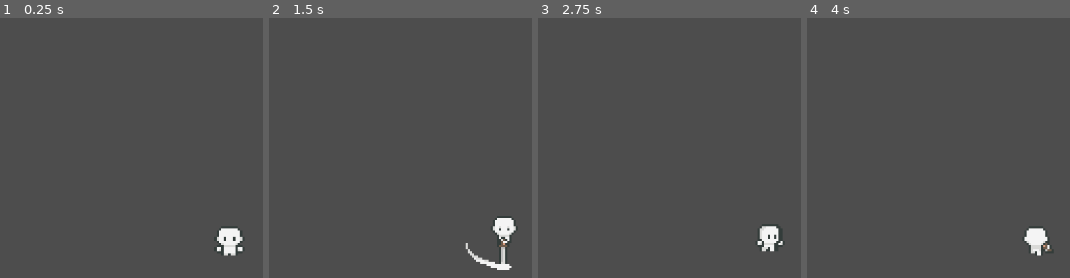
Above: before the commit, frames 1-4 (left to right).
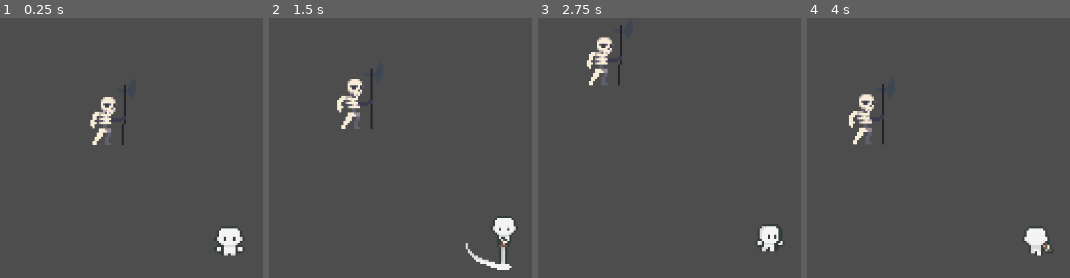
Above: after the commit, the same moments.

Repository: upron/Projekti_I
Game: Godot game, scene res://playground.tscn
Same seed, same stepped clock (60 frames per second), same inputs: the game is played once before the commit and once after it.
Inputs:
- Up to frame 1 (0.25 s): no input
- Up to frame 2 (1.5 s): hold D (right) 0.53-1.28 s; hold Space (attack) 0.53-1.28 s; hold S (down) from 1.28 s (still down); tap Space (attack) at 1.35 s
- Up to frame 3 (2.75 s): release S (down) at 2.03 s; hold D (right) from 2.03 s (still down); hold Space (attack) from 2.03 s (still down)
- Up to frame 4 (4 s): release D (right) at 2.78 s; release Space (attack) at 2.78 s; hold W (up) 2.78-3.53 s; tap Space (attack) at 2.85 s; hold A (left) from 3.53 s (still down); hold Space (attack) from 3.53 s (still down)

The runs differ from the first frame. In frame 1, 1.1% of the frame differs, in the area x 34-48%, y 25-49%; in frame 2, 1.1%, in the area x 25-40%, y 19-43%; in frame 3, 1.1%; in frame 4, 1.1%.

Commit message:
Enemy animaatiot ja skriptit
tein luurangolle animaatiot sekä enemy scriptin

Diff:
--- /dev/null
+++ b/enemies/Scripts/States/enemy.state.gd
@@ -0,0 +1,31 @@
+class_name EnemyState extends Node
+
+
+## Stores a reference to the enemy that this state belongs to
+var enemy : enemy
+var state_machine : EnemyStateMachine
+
+
+## What happens when we initialize this state?
+func init() -> void:
+	pass
+
+
+## What happens when the enemy enters this State?
+func enter() -> void:
+	pass
+
+
+## What happens when the enemy exits this State?
+func exit() -> void:
+	pass
+
+
+## What happens during the _process update in this State?
+func process( _delta : float ) -> EnemyState:
+	return null
+
+
+## What happens during the _physics_process update in this State?
+func physics( _delta : float ) -> EnemyState:
+	return null
--- /dev/null
+++ b/enemies/Scripts/States/enemy_state_idle.gd
@@ -0,0 +1,42 @@
+class_name EnemyStateIdle extends EnemyState
+
+
+@export var anim_name : String = "idle"
+
+@export_category("Ai")
+@export var state_duration_min : float = 0.5
+@export var state_duration_max : float = 1.5
+@export var after_idle_state : EnemyState
+
+var _timer : float = 0.0
+
+## What happens when we initialize this state?
+func init() -> void:
+	pass
+
+
+## What happens when the enemy enters this State?
+func enter() -> void:
+	enemy.velocity = Vector2.ZERO
+	_timer = randf_range( state_duration_min, state_duration_max )
+	enemy.update_animation( anim_name )
+	pass
+
+
+## What happens when the enemy exits this State?
+func exit() -> void:
+	pass
+
+
+
+## What happens during the _process update in this State?
+func process( _delta : float ) -> EnemyState:
+	_timer -= _delta
+	if _timer >= 0:
+		return after_idle_state
+	return null
+
+
+## What happens during the _physics_process update in this State?
+func physics( _delta : float ) -> EnemyState:
+	return null
--- /dev/null
+++ b/enemies/Scripts/States/enemy_state_wander.gd
@@ -0,0 +1,47 @@
+class_name EnemyStateWander extends EnemyState
+
+
+@export var anim_name : String = "walk"
+@export var wander_speed : float = 20.0
+
+@export_category("Ai")
+@export var state_animation_duration : float = 0.5
+@export var state_cycles_min : int = 1
+@export var state_cycles_max : int = 3
+@export var next_state : EnemyState
+
+var _timer : float = 0.0
+var _direction : Vector2
+
+## What happens when we initialize this state?
+func init() -> void:
+	pass
+
+
+## What happens when the enemy enters this State?
+func enter() -> void:
+	_timer = randi_range( state_cycles_min, state_cycles_max) * state_animation_duration
+	var rand = randi_range( 0, 3 )
+	_direction = enemy.DIR_4[ rand ]
+	enemy.velocity = _direction * wander_speed
+	enemy.set_direction( _direction )
+	enemy.update_animation( anim_name )
+	pass
+
+
+## What happens when the enemy exits this State?
+func exit() -> void:
+	pass
+
+
+## What happens during the _process update in this State?
+func process( _delta : float ) -> EnemyState:
+	_timer -= _delta
+	if _timer < 0:
+		return next_state
+	return null
+
+
+## What happens during the _physics_process update in this State?
+func physics( _delta : float ) -> EnemyState:
+	return null
--- /dev/null
+++ b/enemies/Scripts/enemy.gd
@@ -0,0 +1,70 @@
+class_name enemy extends CharacterBody2D
+
+signal direction_changed( new_direction : Vector2 )
+signal enemy_damaged()
+
+const DIR_4 = [ Vector2.RIGHT, Vector2.DOWN, Vector2.LEFT, Vector2.UP]
+
+@export var hp : int = 3
+
+var cardinal_direction : Vector2 = Vector2.DOWN
+var direction : Vector2 = Vector2.ZERO
+var player : Player
+var invulnerable : bool = false
+
+@onready var animation_player : AnimationPlayer = $AnimationPlayer
+@onready var sprite : Sprite2D = $Sprite2D
+#@onready var hit_box : HitBox = $HitBox
+@onready var state_machine : EnemyStateMachine = $EnemyStateMachine
+
+
+
+# Called when the node enters the scene tree for the first time.
+func _ready():
+	state_machine.initialize( self )
+	pass # Replace with function body.
+
+
+# Called every frame. 'delta' is the elapsed time since the previous frame.
+func _process(delta: float) -> void:
+	pass
+
+
+
+func _physics_process(_delta):
+	move_and_slide()
+
+
+
+func set_direction( _new_direction : Vector2 ) -> bool:
+	direction = _new_direction
+	if direction == Vector2.ZERO:
+		return false
+
+	var direction_id : int = int( round(
+			( direction + cardinal_direction * 0.1 ).angle()
+			/ TAU * DIR_4.size()
+	))
+	var new_dir = DIR_4[ direction_id ]
+
+	if new_dir == cardinal_direction:
+		return false
+
+	cardinal_direction = new_dir
+	direction_changed.emit( new_dir )
+	sprite.scale.x = -1 if cardinal_direction == Vector2.LEFT else 1
+	return true
+
+
+func update_animation( state : String ) -> void:
+	animation_player.play( state + "_" + anim_direction())
+	pass
+
+
+func anim_direction() -> String:
+	if cardinal_direction == Vector2.DOWN:
+		return "down"
+	elif cardinal_direction == Vector2.UP:
+		return "up"
+	else:
+		return "side"
--- /dev/null
+++ b/enemies/Scripts/enemy_state_machine.gd
@@ -0,0 +1,48 @@
+class_name EnemyStateMachine extends Node
+
+
+var states : Array[ EnemyState ]
+var prev_state : EnemyState
+var current_state : EnemyState
+
+
+func _ready():
+	process_mode = Node.PROCESS_MODE_DISABLED
+	pass # Replace with function body.
+
+
+# Called every frame. 'delta' is the elapsed time since the previous frame.
+func _process(delta):
+
+	pass
+
+
+
+func initialize( _enemy : enemy ) -> void:
+	states = []
+
+	for c in get_children():
+		if c is EnemyState:
+			states.append( c )
+
+	for s in states:
+		s.enemy = _enemy
+		s.state_machine = self
+		s.init()
+
+	if states.size() > 0:
+		change_state( states[0] )
+		process_mode = Node.PROCESS_MODE_INHERIT
+
+
+
+func change_state( new_state : EnemyState ) -> void:
+	if new_state == null || new_state == current_state:
+		return
+
+	if current_state:
+		current_state.exit()
+
+	prev_state = current_state
+	current_state = new_state
+	current_state.enter()
--- /dev/null
+++ b/enemies/enemy.tscn
@@ -0,0 +1,310 @@
+[gd_scene load_steps=17 format=3 uid="uid://j4xbaayli7km"]
+
+[ext_resource type="Script" path="res://enemies/Scripts/enemy.gd" id="1_o6gf0"]
+[ext_resource type="Texture2D" uid="uid://dqdscy7wd6wha" path="res://enemies/Skeleton/Sprite Sheets/Skeleton-sheet.png" id="2_17r7h"]
+[ext_resource type="Script" path="res://enemies/Scripts/enemy_state_machine.gd" id="3_el2pw"]
+[ext_resource type="Script" path="res://enemies/Scripts/States/enemy_state_idle.gd" id="4_wqvbo"]
+[ext_resource type="Script" path="res://enemies/Scripts/States/enemy_state_wander.gd" id="5_jwjuv"]
+
+[sub_resource type="CapsuleShape2D" id="CapsuleShape2D_livun"]
+radius = 7.0
+height = 26.0
+
+[sub_resource type="Animation" id="Animation_o1ga1"]
+length = 0.001
+tracks/0/type = "value"
+tracks/0/imported = false
+tracks/0/enabled = true
+tracks/0/path = NodePath("Sprite2D:frame")
+tracks/0/interp = 1
+tracks/0/loop_wrap = true
+tracks/0/keys = {
+"times": PackedFloat32Array(0),
+"transitions": PackedFloat32Array(1),
+"update": 1,
+"values": [23]
+}
+tracks/1/type = "value"
+tracks/1/imported = false
+tracks/1/enabled = true
+tracks/1/path = NodePath("Sprite2D:position")
+tracks/1/interp = 1
+tracks/1/loop_wrap = true
+tracks/1/keys = {
+"times": PackedFloat32Array(0),
+"transitions": PackedFloat32Array(1),
+"update": 0,
+"values": [Vector2(9, -21)]
+}
+
+[sub_resource type="Animation" id="Animation_pjx1h"]
+resource_name = "enemy_attack"
+tracks/0/type = "value"
+tracks/0/imported = false
+tracks/0/enabled = true
+tracks/0/path = NodePath("Sprite2D:frame")
+tracks/0/interp = 1
+tracks/0/loop_wrap = true
+tracks/0/keys = {
+"times": PackedFloat32Array(0, 0.966667),
+"transitions": PackedFloat32Array(1, 1),
+"update": 0,
+"values": [44, 62]
+}
+tracks/1/type = "value"
+tracks/1/imported = false
+tracks/1/enabled = true
+tracks/1/path = NodePath("Sprite2D:position")
+tracks/1/interp = 1
+tracks/1/loop_wrap = true
+tracks/1/keys = {
+"times": PackedFloat32Array(0.0333333),
+"transitions": PackedFloat32Array(1),
+"update": 0,
+"values": [Vector2(9, -21)]
+}
+
+[sub_resource type="Animation" id="Animation_e47yi"]
+resource_name = "Dead"
+tracks/0/type = "value"
+tracks/0/imported = false
+tracks/0/enabled = true
+tracks/0/path = NodePath("Sprite2D:frame")
+tracks/0/interp = 1
+tracks/0/loop_wrap = true
+tracks/0/keys = {
+"times": PackedFloat32Array(0.0333333, 0.1, 0.7),
+"transitions": PackedFloat32Array(1, 1, 1),
+"update": 0,
+"values": [22, 29, 39]
+}
+tracks/1/type = "value"
+tracks/1/imported = false
+tracks/1/enabled = true
+tracks/1/path = NodePath("Sprite2D:position")
+tracks/1/interp = 1
+tracks/1/loop_wrap = true
+tracks/1/keys = {
+"times": PackedFloat32Array(0.0333333),
+"transitions": PackedFloat32Array(1),
+"update": 0,
+"values": [Vector2(9, -21)]
+}
+
+[sub_resource type="Animation" id="Animation_he3aw"]
+resource_name = "Idle"
+loop_mode = 1
+tracks/0/type = "value"
+tracks/0/imported = false
+tracks/0/enabled = true
+tracks/0/path = NodePath("Sprite2D:frame")
+tracks/0/interp = 1
+tracks/0/loop_wrap = true
+tracks/0/keys = {
+"times": PackedFloat32Array(0, 0.5),
+"transitions": PackedFloat32Array(1, 1),
+"update": 0,
+"values": [23, 28]
+}
+tracks/1/type = "value"
+tracks/1/imported = false
+tracks/1/enabled = true
+tracks/1/path = NodePath("Sprite2D:position")
+tracks/1/interp = 1
+tracks/1/loop_wrap = true
+tracks/1/keys = {
+"times": PackedFloat32Array(0),
+"transitions": PackedFloat32Array(1),
+"update": 0,
+"values": [Vector2(9, -21)]
+}
+
+[sub_resource type="Animation" id="Animation_x7ut0"]
+resource_name = "enemy_hit"
+length = 0.7
+tracks/0/type = "value"
+tracks/0/imported = false
+tracks/0/enabled = true
+tracks/0/path = NodePath("Sprite2D:frame")
+tracks/0/interp = 1
+tracks/0/loop_wrap = true
+tracks/0/keys = {
+"times": PackedFloat32Array(0, 0.666667),
+"transitions": PackedFloat32Array(1, 1),
+"update": 0,
+"values": [13, 21]
+}
+tracks/1/type = "value"
+tracks/1/imported = false
+tracks/1/enabled = true
+tracks/1/path = NodePath("Sprite2D:position")
+tracks/1/interp = 1
+tracks/1/loop_wrap = true
+tracks/1/keys = {
+"times": PackedFloat32Array(0.0333333),
+"transitions": PackedFloat32Array(1),
+"update": 0,
+"values": [Vector2(9, -21)]
+}
+
+[sub_resource type="Animation" id="Animation_a71hu"]
+resource_name = "enemy_react"
+length = 0.55
+tracks/0/type = "value"
+tracks/0/imported = false
+tracks/0/enabled = true
+tracks/0/path = NodePath("Sprite2D:frame")
+tracks/0/interp = 1
+tracks/0/loop_wrap = true
+tracks/0/keys = {
+"times": PackedFloat32Array(0, 0.5),
+"transitions": PackedFloat32Array(1, 1),
+"update": 0,
+"values": [40, 43]
+}
+tracks/1/type = "value"
+tracks/1/imported = false
+tracks/1/enabled = true
+tracks/1/path = NodePath("Sprite2D:position")
+tracks/1/interp = 1
+tracks/1/loop_wrap = true
+tracks/1/keys = {
+"times": PackedFloat32Array(0.0333333),
+"transitions": PackedFloat32Array(1),
+"update": 0,
+"values": [Vector2(9, -21)]
+}
+
+[sub_resource type="Animation" id="Animation_vs84c"]
+resource_name = "enemy_walk_up"
+length = 1.3
+loop_mode = 1
+tracks/0/type = "value"
+tracks/0/imported = false
+tracks/0/enabled = true
+tracks/0/path = NodePath("Sprite2D:frame")
+tracks/0/interp = 1
+tracks/0/loop_wrap = true
+tracks/0/keys = {
+"times": PackedFloat32Array(0, 0.1, 0.2, 0.3, 0.4, 0.5, 0.6, 0.7, 0.8, 0.9, 1, 1.1, 1.2),
+"transitions": PackedFloat32Array(1, 1, 1, 1, 1, 1, 1, 1, 1, 1, 1, 1, 1),
+"update": 1,
+"values": [0, 1, 2, 3, 4, 5, 6, 7, 8, 9, 10, 11, 12]
+}
+tracks/1/type = "value"
+tracks/1/imported = false
+tracks/1/enabled = true
+tracks/1/path = NodePath("Sprite2D:position")
+tracks/1/interp = 1
+tracks/1/loop_wrap = true
+tracks/1/keys = {
+"times": PackedFloat32Array(0.0333333),
+"transitions": PackedFloat32Array(1),
+"update": 0,
+"values": [Vector2(9, -21)]
+}
+
+[sub_resource type="Animation" id="Animation_sndq7"]
+resource_name = "enemy_walk_down"
+length = 1.3
+loop_mode = 1
+tracks/0/type = "value"
+tracks/0/imported = false
+tracks/0/enabled = true
+tracks/0/path = NodePath("Sprite2D:frame")
+tracks/0/interp = 1
+tracks/0/loop_wrap = true
+tracks/0/keys = {
+"times": PackedFloat32Array(0, 0.1, 0.2, 0.3, 0.4, 0.5, 0.6, 0.7, 0.8, 0.9, 1, 1.1, 1.2),
+"transitions": PackedFloat32Array(1, 1, 1, 1, 1, 1, 1, 1, 1, 1, 1, 1, 1),
+"update": 1,
+"values": [0, 1, 2, 3, 4, 5, 6, 7, 8, 9, 10, 11, 12]
+}
+tracks/1/type = "value"
+tracks/1/imported = false
+tracks/1/enabled = true
+tracks/1/path = NodePath("Sprite2D:position")
+tracks/1/interp = 1
+tracks/1/loop_wrap = true
+tracks/1/keys = {
+"times": PackedFloat32Array(0.0333333),
+"transitions": PackedFloat32Array(1),
+"update": 0,
+"values": [Vector2(9, -21)]
+}
+
+[sub_resource type="Animation" id="Animation_vv1qp"]
+resource_name = "Walk"
+length = 1.3
+loop_mode = 1
+tracks/0/type = "value"
+tracks/0/imported = false
+tracks/0/enabled = true
+tracks/0/path = NodePath("Sprite2D:frame")
+tracks/0/interp = 1
+tracks/0/loop_wrap = true
+tracks/0/keys = {
+"times": PackedFloat32Array(0, 0.1, 0.2, 0.3, 0.4, 0.5, 0.6, 0.7, 0.8, 0.9, 1, 1.1, 1.2),
+"transitions": PackedFloat32Array(1, 1, 1, 1, 1, 1, 1, 1, 1, 1, 1, 1, 1),
+"update": 1,
+"values": [0, 1, 2, 3, 4, 5, 6, 7, 8, 9, 10, 11, 12]
+}
+tracks/1/type = "value"
+tracks/1/imported = false
+tracks/1/enabled = true
+tracks/1/path = NodePath("Sprite2D:position")
+tracks/1/interp = 1
+tracks/1/loop_wrap = true
+tracks/1/keys = {
+"times": PackedFloat32Array(0.0333333),
+"transitions": PackedFloat32Array(1),
+"update": 0,
+"values": [Vector2(9, -21)]
+}
+
+[sub_resource type="AnimationLibrary" id="AnimationLibrary_lw6la"]
+_data = {
+"RESET": SubResource("Animation_o1ga1"),
+"enemy_attack": SubResource("Animation_pjx1h"),
+"enemy_dead": SubResource("Animation_e47yi"),
+"enemy_hit": SubResource("Animation_x7ut0"),
+"enemy_idle": SubResource("Animation_he3aw"),
+"enemy_react": SubResource("Animation_a71hu"),
+"enemy_walk_down": SubResource("Animation_sndq7"),
+"enemy_walk_side": SubResource("Animation_vv1qp"),
+"enemy_walk_up": SubResource("Animation_vs84c")
+}
+
+[node name="Skeleton" type="CharacterBody2D"]
+collision_layer = 256
+collision_mask = 16
+script = ExtResource("1_o6gf0")
+
+[node name="Sprite2D" type="Sprite2D" parent="."]
+position = Vector2(9, -21)
+texture = ExtResource("2_17r7h")
+hframes = 22
+vframes = 3
+frame = 23
+
+[node name="CollisionShape2D" type="CollisionShape2D" parent="."]
+position = Vector2(-1, -10)
+shape = SubResource("CapsuleShape2D_livun")
+
+[node name="AnimationPlayer" type="AnimationPlayer" parent="."]
+libraries = {
+"": SubResource("AnimationLibrary_lw6la")
+}
+autoplay = "enemy_idle"
+
+[node name="EnemyStateMachine" type="Node" parent="."]
+script = ExtResource("3_el2pw")
+
+[node name="Idle" type="Node" parent="EnemyStateMachine" node_paths=PackedStringArray("after_idle_state")]
+script = ExtResource("4_wqvbo")
+after_idle_state = NodePath("../Wander")
+
+[node name="Wander" type="Node" parent="EnemyStateMachine" node_paths=PackedStringArray("next_state")]
+script = ExtResource("5_jwjuv")
+state_animation_duration = 1.3
+next_state = NodePath("../Idle")
--- a/enemy/enemy.gd
+++ /dev/null
@@ -1,11 +0,0 @@
-extends Node
-
-
-# Called when the node enters the scene tree for the first time.
-func _ready() -> void:
-	pass # Replace with function body.
-
-
-# Called every frame. 'delta' is the elapsed time since the previous frame.
-func _process(delta: float) -> void:
-	pass
--- a/enemy/enemy.tscn
+++ /dev/null
@@ -1,85 +0,0 @@
-[gd_scene load_steps=7 format=3 uid="uid://j4xbaayli7km"]
-
-[ext_resource type="Script" path="res://Player/scripts/Player.gd" id="1_g5bkf"]
-[ext_resource type="Texture2D" uid="uid://dqdscy7wd6wha" path="res://enemy/Skeleton/Sprite Sheets/Skeleton-sheet.png" id="2_17r7h"]
-
-[sub_resource type="CapsuleShape2D" id="CapsuleShape2D_tapls"]
-radius = 8.0
-
-[sub_resource type="Animation" id="Animation_oxau8"]
-resource_name = "Attack"
-tracks/0/type = "value"
-tracks/0/imported = false
-tracks/0/enabled = true
-tracks/0/path = NodePath(".:frame")
-tracks/0/interp = 1
-tracks/0/loop_wrap = true
-tracks/0/keys = {
-"times": PackedFloat32Array(0, 0.966667),
-"transitions": PackedFloat32Array(1, 1),
-"update": 0,
-"values": [0, 17]
-}
-tracks/1/type = "value"
-tracks/1/imported = false
-tracks/1/enabled = true
-tracks/1/path = NodePath(".:position")
-tracks/1/interp = 1
-tracks/1/loop_wrap = true
-tracks/1/keys = {
-"times": PackedFloat32Array(0),
-"transitions": PackedFloat32Array(1),
-"update": 0,
-"values": [Vector2(0, 0)]
-}
-
-[sub_resource type="Animation" id="Animation_tnb7w"]
-length = 0.001
-tracks/0/type = "value"
-tracks/0/imported = false
-tracks/0/enabled = true
-tracks/0/path = NodePath(".:frame")
-tracks/0/interp = 1
-tracks/0/loop_wrap = true
-tracks/0/keys = {
-"times": PackedFloat32Array(0),
-"transitions": PackedFloat32Array(1),
-"update": 1,
-"values": [0]
-}
-tracks/1/type = "value"
-tracks/1/imported = false
-tracks/1/enabled = true
-tracks/1/path = NodePath(".:position")
-tracks/1/interp = 1
-tracks/1/loop_wrap = true
-tracks/1/keys = {
-"times": PackedFloat32Array(0),
-"transitions": PackedFloat32Array(1),
-"update": 0,
-"values": [Vector2(0, 0)]
-}
-
-[sub_resource type="AnimationLibrary" id="AnimationLibrary_2jwle"]
-_data = {
-"Attack": SubResource("Animation_oxau8"),
-"RESET": SubResource("Animation_tnb7w")
-}
-
-[node name="enemy" type="CharacterBody2D"]
-position = Vector2(255, 173)
-script = ExtResource("1_g5bkf")
-
-[node name="CollisionShape2D" type="CollisionShape2D" parent="."]
-position = Vector2(-11, 5)
-shape = SubResource("CapsuleShape2D_tapls")
-
-[node name="Sprite2D" type="Sprite2D" parent="."]
-texture = ExtResource("2_17r7h")
-hframes = 22
-vframes = 3
-
-[node name="AnimationPlayer" type="AnimationPlayer" parent="Sprite2D"]
-libraries = {
-"": SubResource("AnimationLibrary_2jwle")
-}
--- a/playground.tscn
+++ b/playground.tscn
@@ -1,8 +1,12 @@
-[gd_scene load_steps=2 format=3 uid="uid://b63fmbfunx0rc"]
+[gd_scene load_steps=3 format=3 uid="uid://b63fmbfunx0rc"]
 
 [ext_resource type="PackedScene" uid="uid://dx78rf0de53n4" path="res://Player/player.tscn" id="1_7yash"]
+[ext_resource type="PackedScene" uid="uid://j4xbaayli7km" path="res://enemies/enemy.tscn" id="2_vt6al"]
 
 [node name="Playground" type="Node2D"]
 y_sort_enabled = true
 
 [node name="Player" parent="." instance=ExtResource("1_7yash")]
+
+[node name="Skeleton" parent="." instance=ExtResource("2_vt6al")]
+position = Vector2(389, 250)
Renamed: enemy/Skeleton/Sprite Sheets/Skeleton-sheet.png -> enemies/Skeleton/Sprite Sheets/Skeleton-sheet.png
Not shown, changed: enemies/Skeleton/Sprite Sheets/Skeleton-sheet.png.import
Binary file removed: enemy/Skeleton/Files/Skeleton Attack.ase
Binary file removed: enemy/Skeleton/Files/Skeleton Dead.ase
Binary file removed: enemy/Skeleton/Files/Skeleton Hit.ase
Binary file removed: enemy/Skeleton/Files/Skeleton Idle.ase
Binary file removed: enemy/Skeleton/Files/Skeleton React.ase
Binary file removed: enemy/Skeleton/Files/Skeleton Walk.ase
Binary file removed: enemy/Skeleton/GIFS/Skeleton Attack.gif
Binary file removed: enemy/Skeleton/GIFS/Skeleton Dead.gif
Binary file removed: enemy/Skeleton/GIFS/Skeleton Hit.gif
Binary file removed: enemy/Skeleton/GIFS/Skeleton Idle.gif
(and 14 more such lines)
